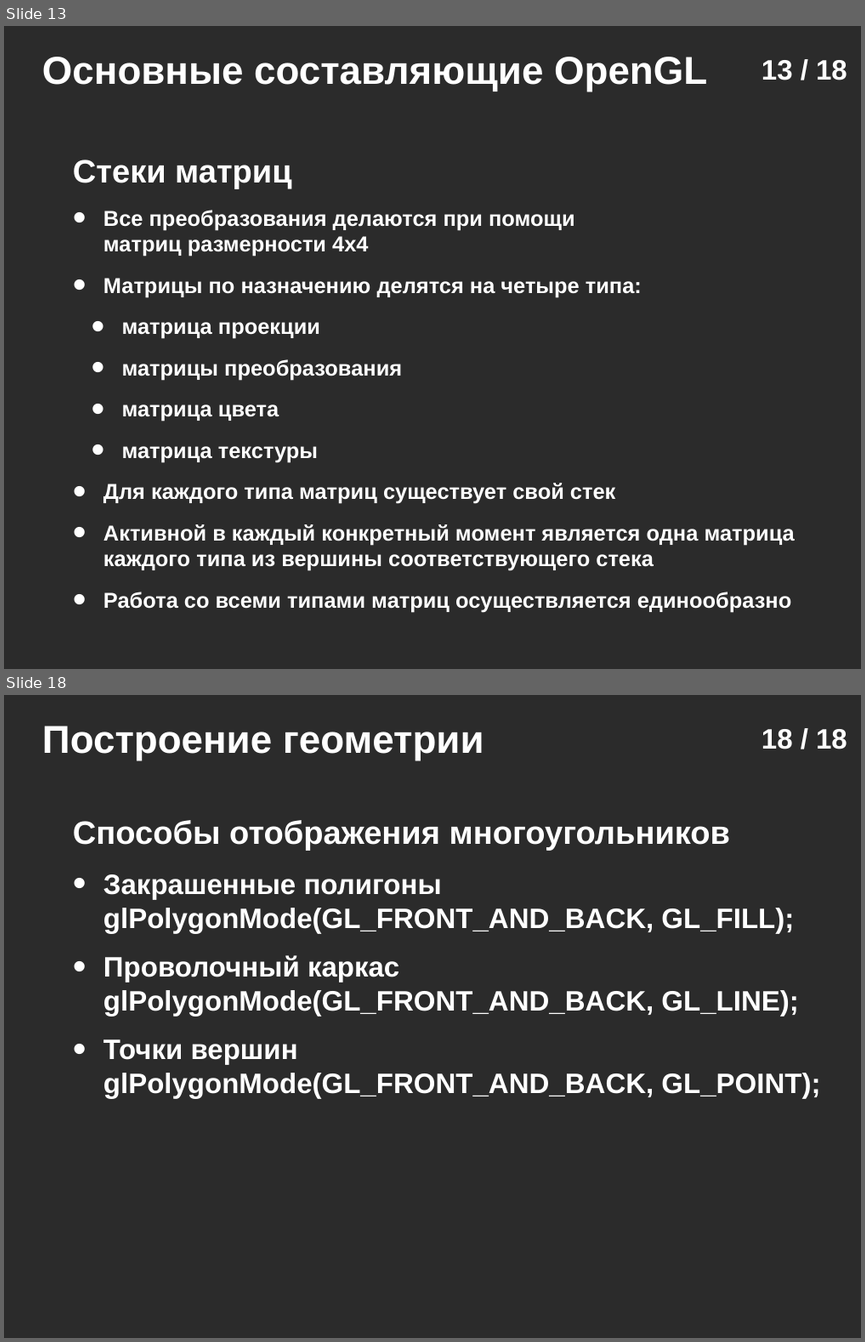
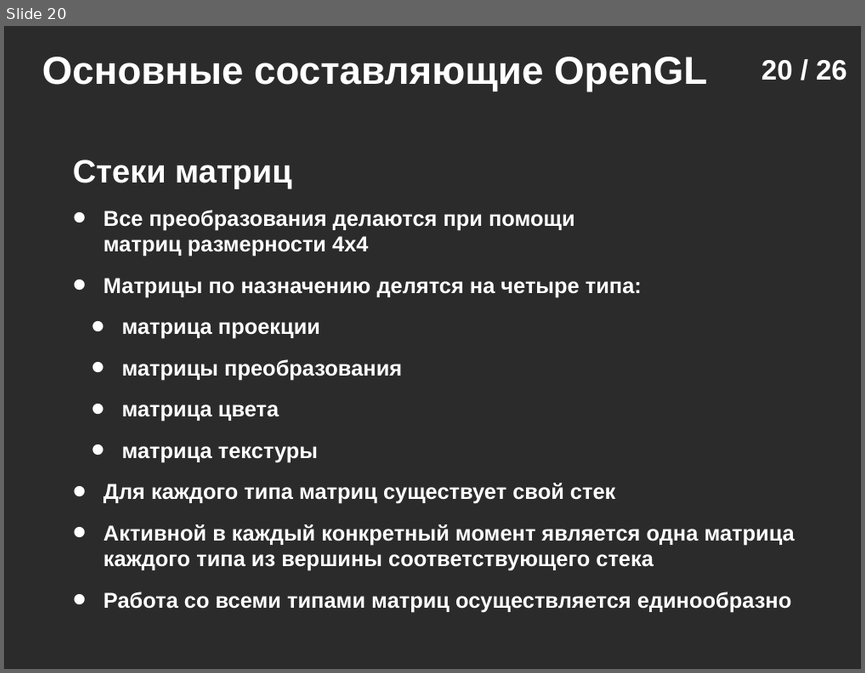
Before and after one commit to icosaeder/mmtech-lect, a slide deck: Лекции/Лекция №1/Лекция №1.odp. Shown one above the other, each under a label of ours: slides 13 and 18 before the commit, slide 20 after it; the slides between them are not shown. The pictures are 865x1342 and 865x673 pixels, drawn with LibreOffice and Linux fonts; fonts in the diff are those of the drawing; background and template pictures are left out; a plain dark background stands for a picture behind light text. Boxes give left, top, right and bottom in pixels: in the first picture for what was removed or moved away, otherwise in the second. Text is boxed around its words. In the diff, an @@ line names an element or a change of style, - is before the commit and + after.

```diff
--- a/Лекции/Лекция №1/Лекция №1.odp
+++ b/Лекции/Лекция №1/Лекция №1.odp
@@ slide 18 removed at [4, 695, 861, 1338], background picture (left out) @@
@@ text removed at [42, 726, 484, 760] @@
-Построение геометрии
@@ page number removed at [761, 729, 847, 749] @@
-18 / 18
@@ text removed at [73, 820, 820, 1099] @@
-Способы отображения многоугольников
-• Закрашенные полигоны
-  glPolygonMode(GL_FRONT_AND_BACK, GL_FILL);
-• Проволочный каркас
-  glPolygonMode(GL_FRONT_AND_BACK, GL_LINE);
-• Точки вершин
-  glPolygonMode(GL_FRONT_AND_BACK, GL_POINT);
@@ what was slide 13 is now slide 20 @@
@@ page number at [761, 60, 847, 80]: text changed @@
-13 / 18
+20 / 26
```
Also in this commit, not shown: 6 slides changed, 12 slides added, 3 other slides removed, 4 other files.
